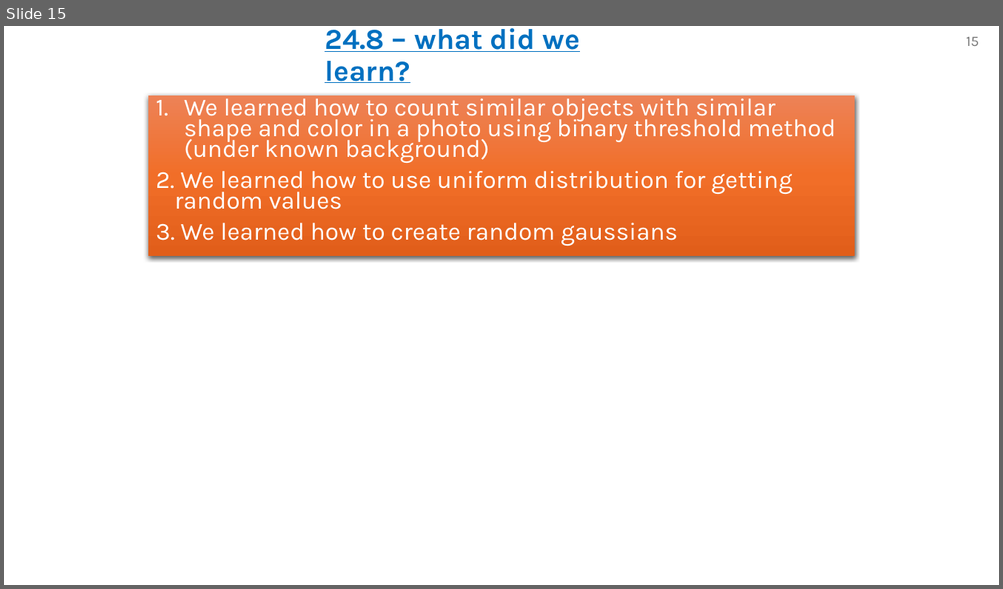
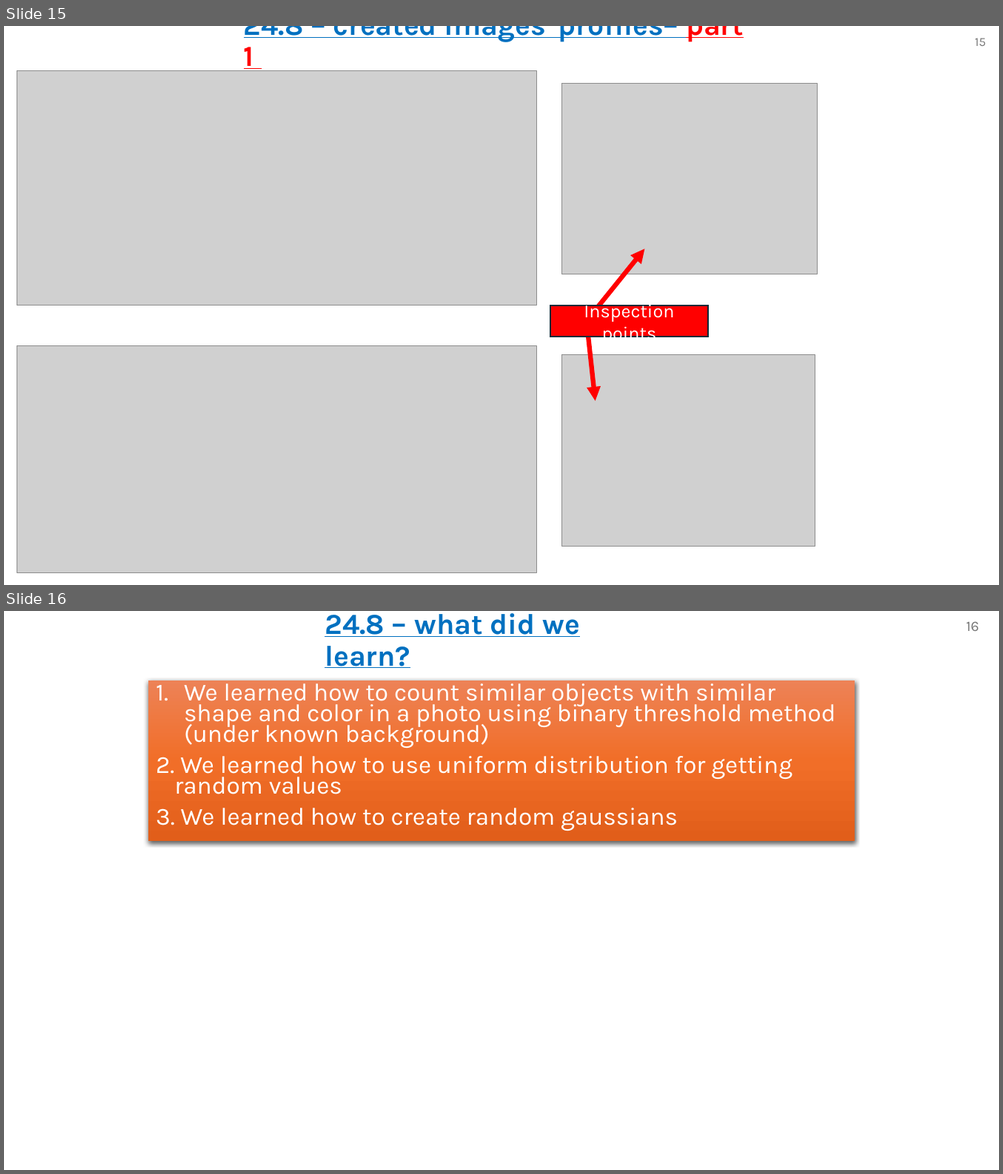
Before and after one commit to omripony/image-processing, a slide deck: labs/lab24- waiting for grade/version 1/1950-2210-7939-ImPr24-1.pptx. Shown one above the other, each under a label of ours: slide 15 before the commit, slides 15 and 16 after it. The pictures are 1003x589 and 1003x1174 pixels, drawn with LibreOffice and Linux fonts; fonts in the diff are those of the drawing; grey boxes stand for pictures. Boxes give left, top, right and bottom in pixels: in the first picture for what was removed or moved away, otherwise in the second. Text is boxed around its words. In the diff, an @@ line names an element or a change of style, - is before the commit and + after.

```diff
--- a/labs/lab24- waiting for grade/version 1/1950-2210-7939-ImPr24-1.pptx
+++ b/labs/lab24- waiting for grade/version 1/1950-2210-7939-ImPr24-1.pptx
@@ slide 15 added at (4,26,999,585), background #FFFFFF @@
@@ text added at (244,26,743,73), 28 pt, text #0070C0, bold, underline @@
+24.8 – created images' profiles– part 1
@@ page number added at (974,38,985,46), 12 pt, text #797979 @@
+15
@@ picture added at (17,70,537,306) @@
@@ picture added at (562,84,817,275) @@
@@ arrow added from (595, 310) to (645, 249), #FF0000 4.5 pt @@
@@ rectangle added at (550,306,708,337), fill #FF0000, outline #092A39 1.5 pt, 18 pt, text #FFFFFF @@
+Inspection points
@@ picture added at (17,346,536,574) @@
@@ picture added at (562,355,815,547) @@
@@ arrow added from (588, 337) to (595, 401), #FF0000 4.5 pt @@
@@ what was slide 15 is now slide 16 @@
@@ page number at (966,621,979,631): text changed @@
-15
+16
```
Also in this commit, not shown: 10 slides changed, 2 other slides added, 2 slides removed, 31 other files.
